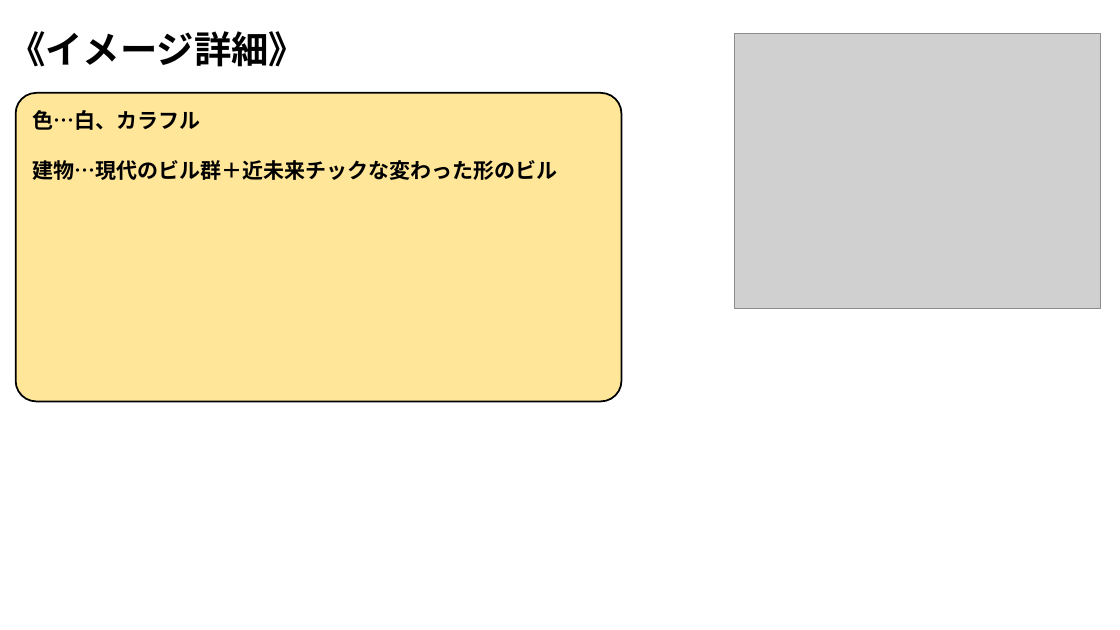
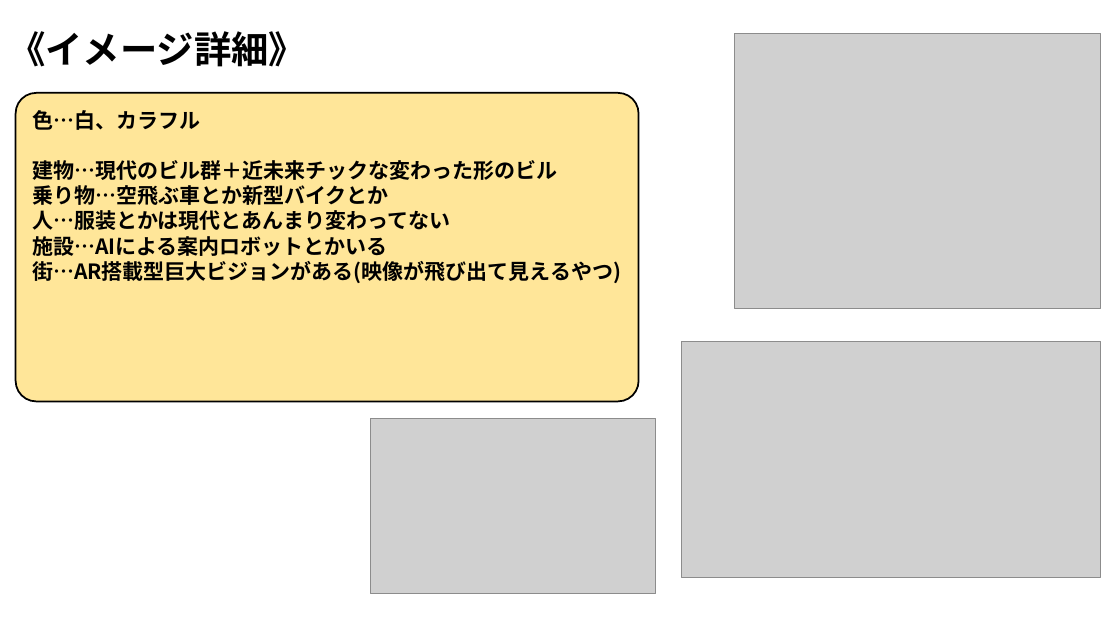
Before and after one commit to ARITA-MEIGEN/C-Team001, a slide deck: slide 3 of data/GS3_チーム2_世界観まとめ.pptx. Drawn at 1120x630 pixels with LibreOffice and Linux fonts; fonts in the diff are those of the drawing; grey boxes stand for pictures; background and template pictures are left out. Boxes give left, top, right and bottom in pixels: in the first picture for what was removed or moved away, otherwise in the second. Text is boxed around its words. In the diff, an @@ line names an element or a change of style, - is before the commit and + after.

```diff
--- a/data/GS3_チーム2_世界観まとめ.pptx
+++ b/data/GS3_チーム2_世界観まとめ.pptx
@@ rounded rectangle: place and size @@
-rounded rectangle at [16, 93, 622, 402]
+rounded rectangle at [16, 93, 639, 402]
@@ text at [32, 185, 621, 283]: paragraphs added @@
+乗り物…空飛ぶ車とか新型バイクとか
+人…服装とかは現代とあんまり変わってない
+施設…AIによる案内ロボットとかいる
+街…AR搭載型巨大ビジョンがある(映像が飛び出て見えるやつ)
@@ picture added at [681, 341, 1102, 577] @@
@@ picture added at [371, 418, 656, 594] @@
```
Also in this commit, not shown: 1 slide added.
